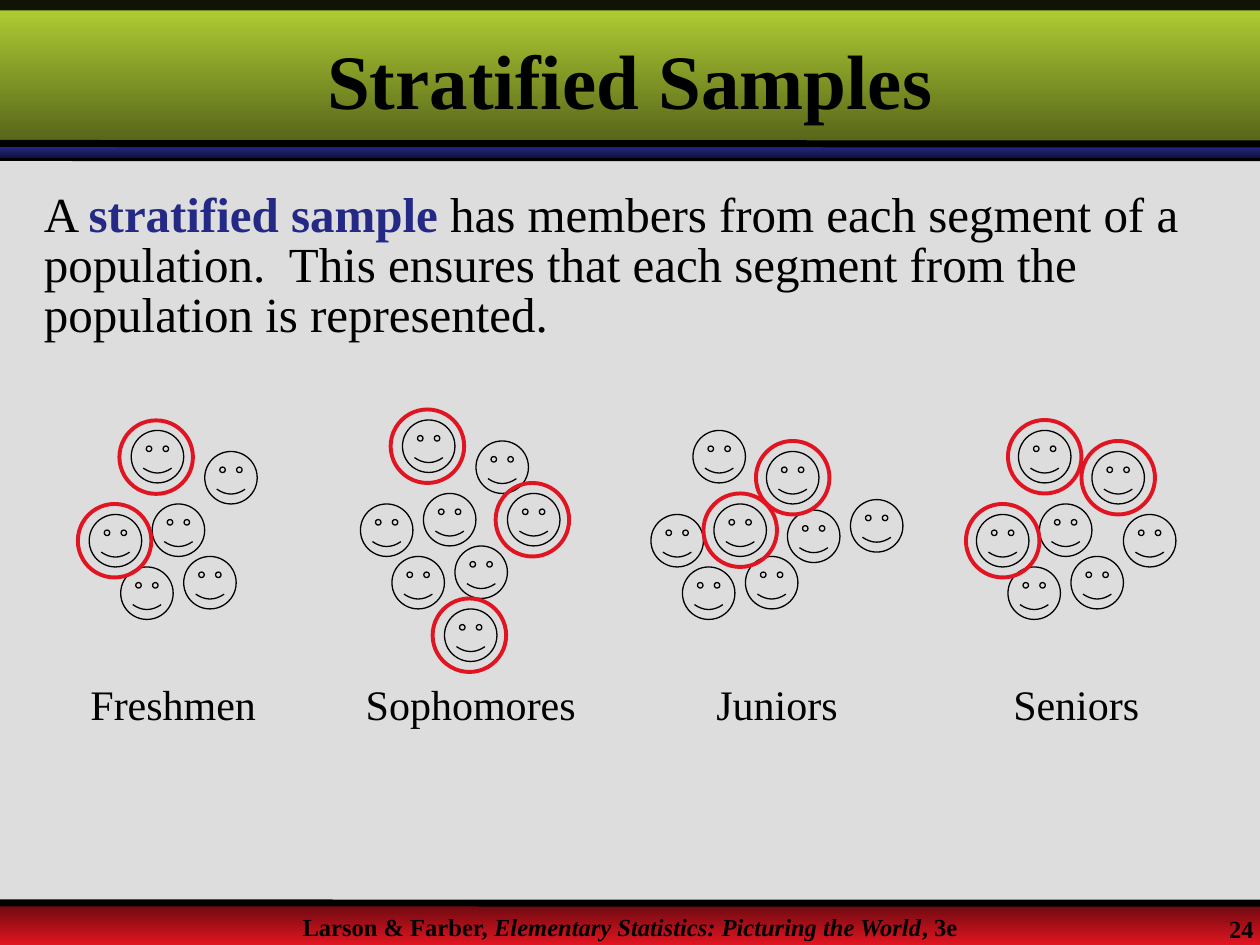
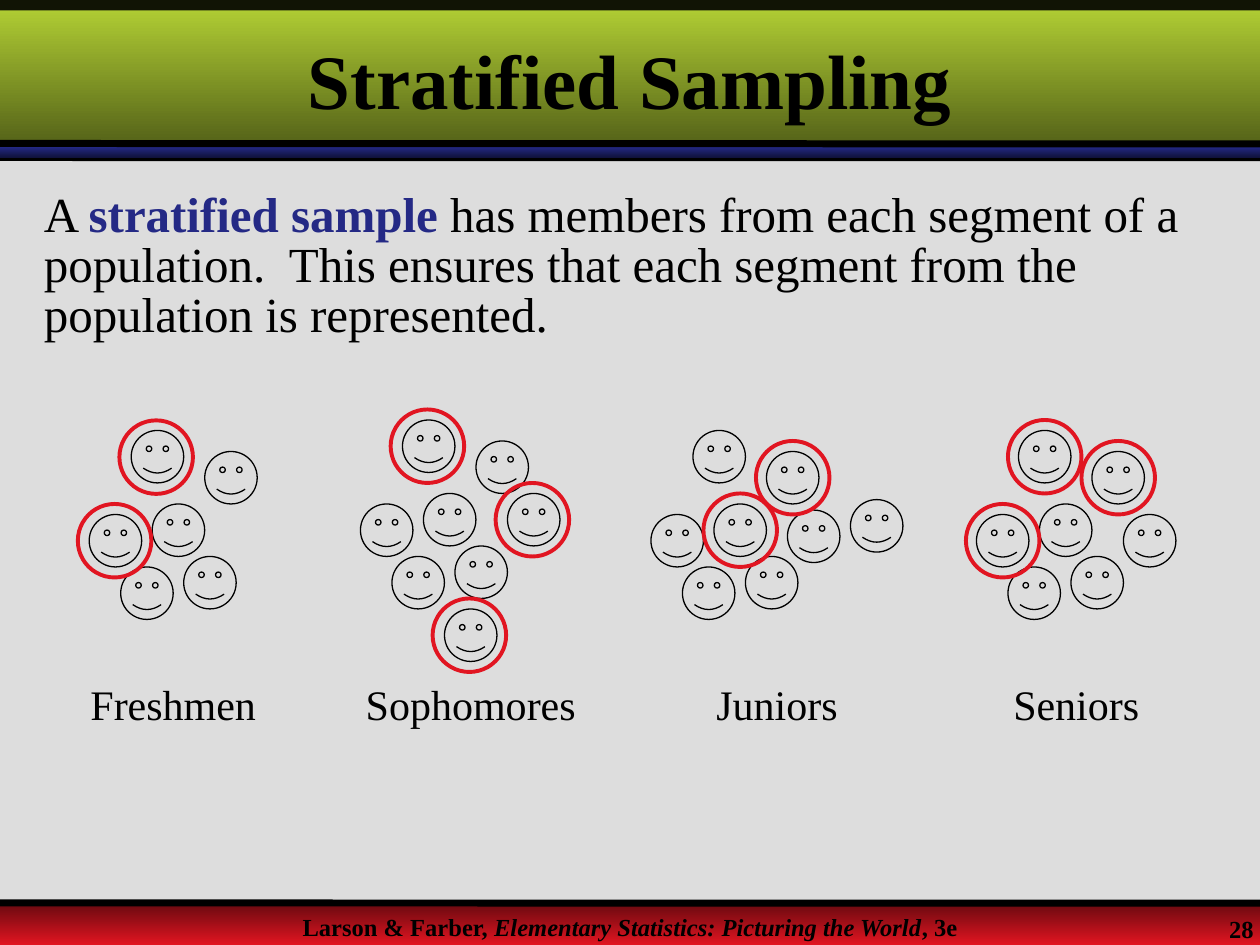
Before and after one commit to MMabaso/Quantitative-Techniques-Lecture, a slide deck: slide 28 of QTS105D/Lecture1.pptx (slide 24 before the commit). Drawn at 1260x945 pixels with LibreOffice and Linux fonts; fonts in the diff are those of the drawing; background and template pictures are left out. Boxes give left, top, right and bottom in pixels: in the first picture for what was removed or moved away, otherwise in the second. Text is boxed around its words. In the diff, an @@ line names an element or a change of style, - is before the commit and + after.

```diff
--- a/QTS105D/Lecture1.pptx
+++ b/QTS105D/Lecture1.pptx
@@ title at (308, 49, 951, 124): text changed @@
-Stratified Samples
+Stratified Sampling
@@ page number at (1229, 921, 1254, 943): text changed @@
-24
+28
```
Also in this commit, not shown: 9 other slides changed, 9 slides added, 2 slides removed.
